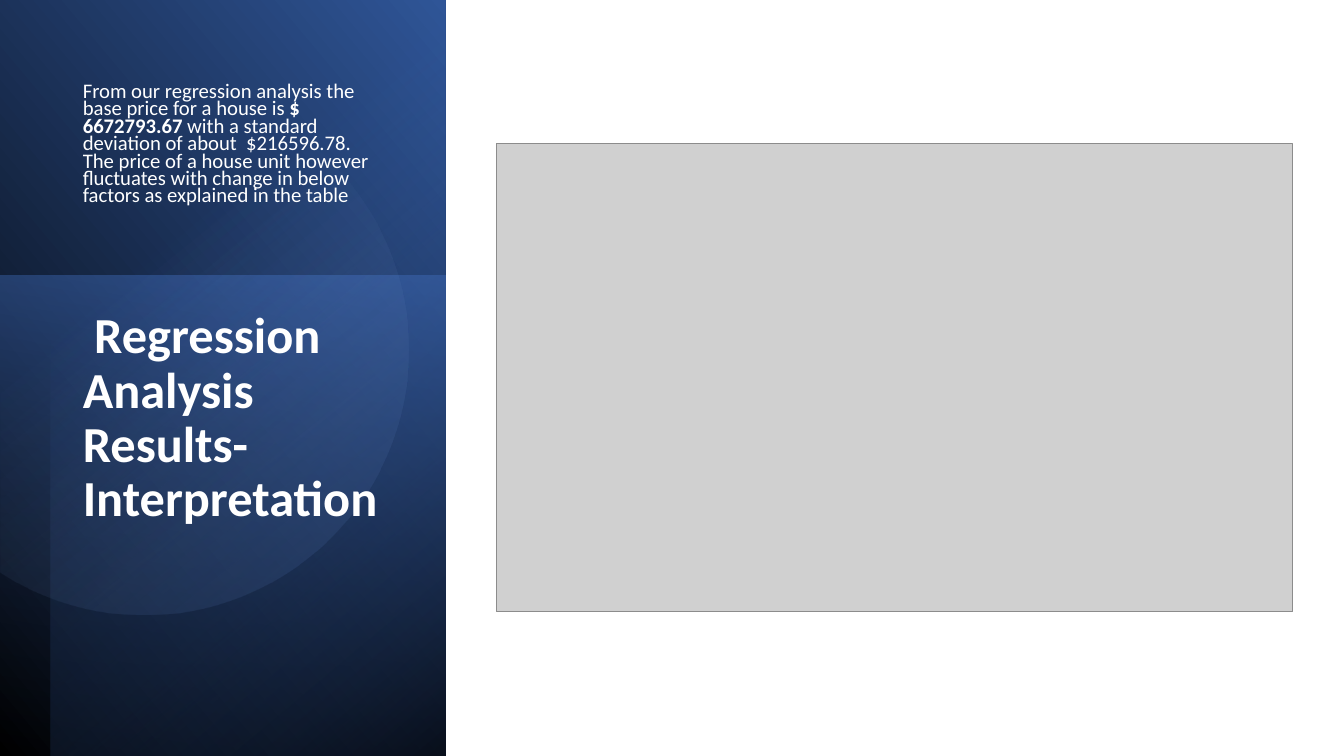
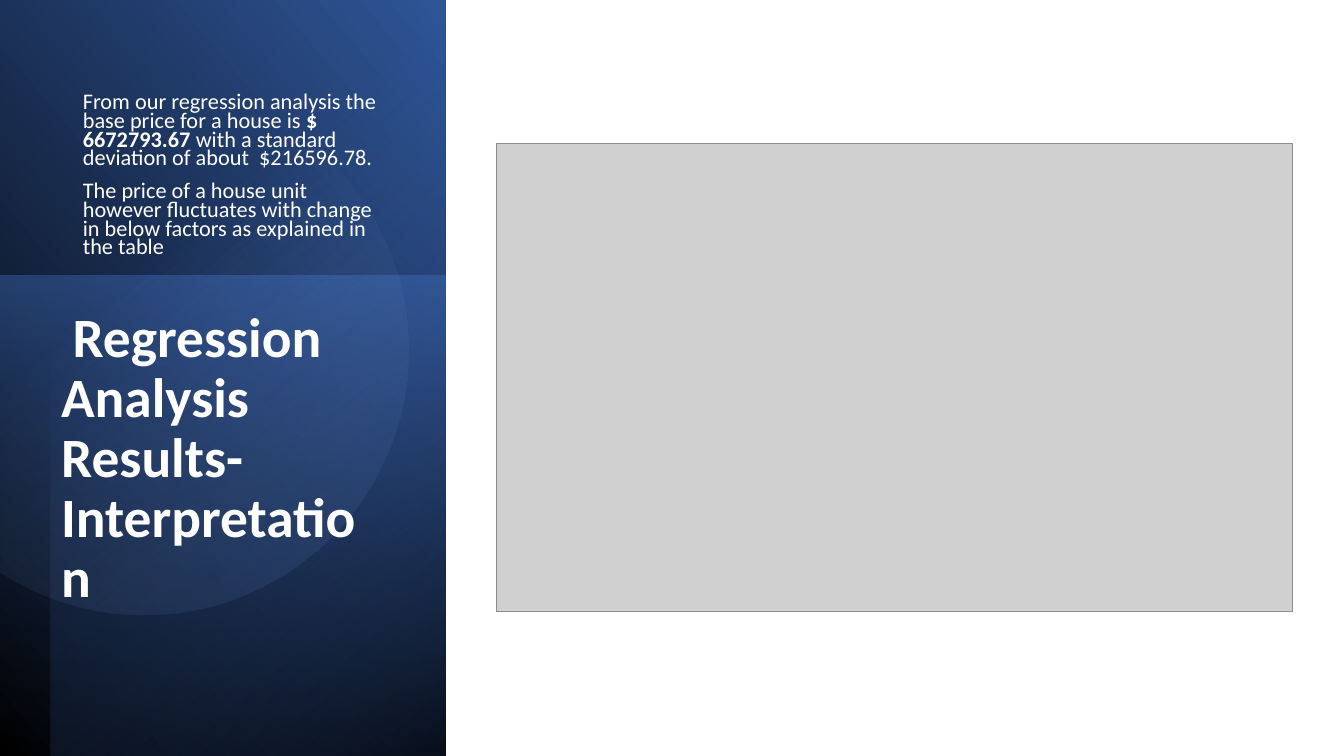
Before and after one commit to penina26/dsc-phase-2-project, a slide deck: slide 6 of Analysis of House Sales.pptx. Drawn at 1344x756 pixels with LibreOffice and Linux fonts; fonts in the diff are those of the drawing; grey boxes stand for pictures. Boxes give left, top, right and bottom in pixels: in the first picture for what was removed or moved away, otherwise in the second. Text is boxed around its words. In the diff, an @@ line names an element or a change of style, - is before the commit and + after.

Commit message:
presentation font change

```diff
--- a/Analysis of House Sales.pptx
+++ b/Analysis of House Sales.pptx
@@ subtitle at (83, 93, 376, 254): text changed; size 14.8 to 15.9 pt @@
-From our regression analysis the base price for a house is $ 6672793.67 with a standard deviation of about $216596.78. The price of a house unit however fluctuates with change in below factors as explained in the table
+From our regression analysis the base price for a house is $ 6672793.67 with a standard deviation of about $216596.78.
+The price of a house unit however fluctuates with change in below factors as explained in the table
@@ title "Regression Analysis Results- Interpretation": place and size @@
-title "Regression Analysis Results- Interpretation" at (83, 317, 377, 524)
+title "Regression Analysis Results- Interpretation" at (61, 318, 322, 478)
@@ title "Regression Analysis Results- Interpretation" at (61, 318, 322, 478): size 36 to 39.6 pt @@
```
Also in this commit, not shown: 7 other slides changed, 2 other files.
